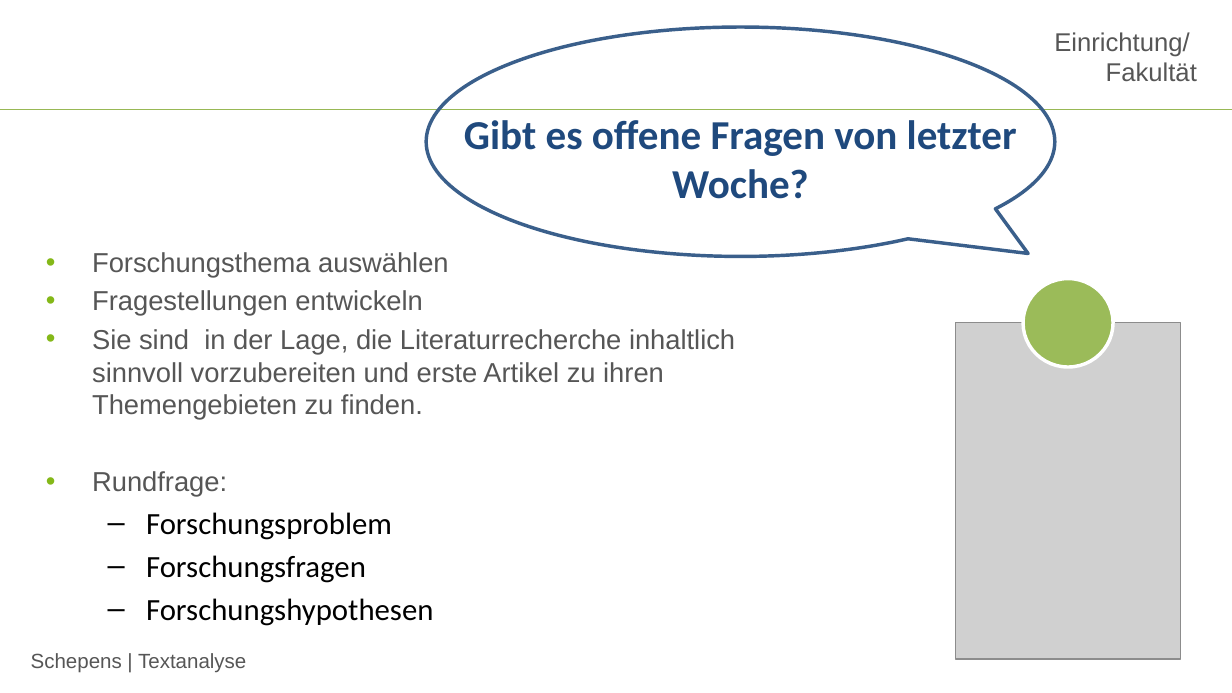
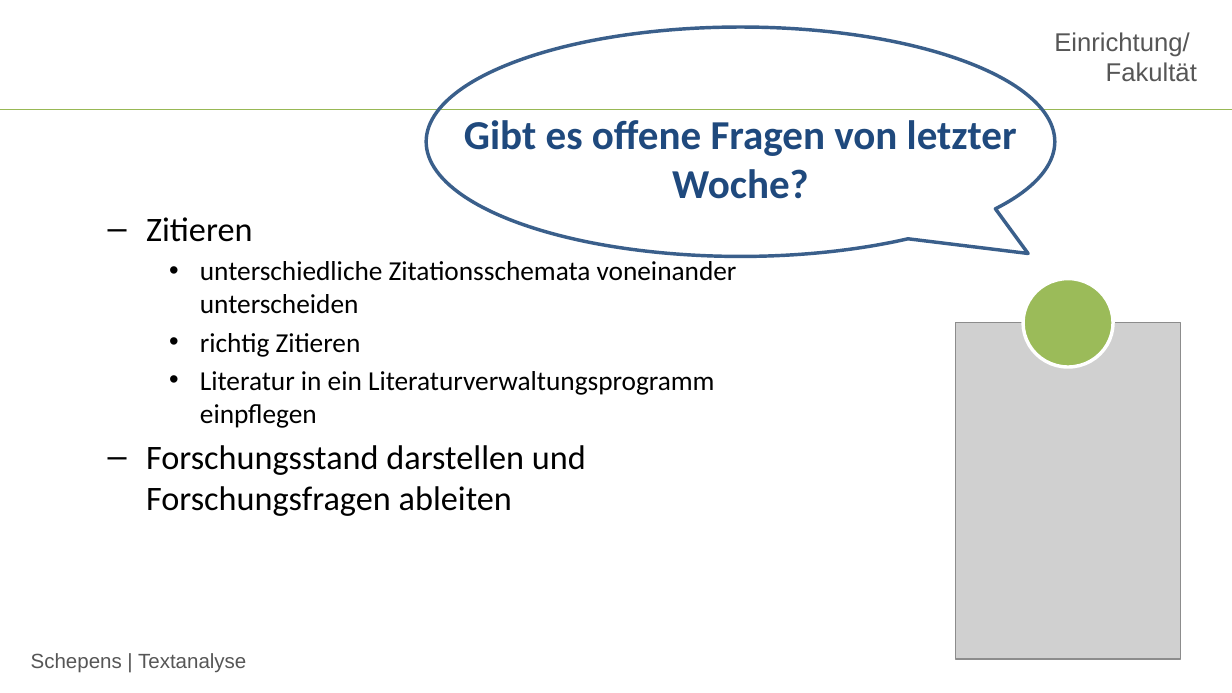
Before and after one commit to jobschepens/Textanalyse, a slide deck: slide 2 of folien/week5.pptx. Drawn at 1232x693 pixels with LibreOffice and Linux fonts; fonts in the diff are those of the drawing; grey boxes stand for pictures; background and template pictures are left out. Boxes give left, top, right and bottom in pixels: in the first picture for what was removed or moved away, otherwise in the second. Text is boxed around its words. In the diff, an @@ line names an element or a change of style, - is before the commit and + after.

```diff
--- a/folien/week5.pptx
+++ b/folien/week5.pptx
@@ text at [146, 217, 737, 516]: text changed; font Arial to Calibri; text colour #565656 to #000000 @@
-• Forschungsthema auswählen
-• Fragestellungen entwickeln
-• Sie sind in der Lage, die Literaturrecherche inhaltlich sinnvoll vorzubereiten und erste Artikel zu ihren Themengebieten zu finden.
-• Rundfrage:
-  – Forschungsproblem
-  – Forschungsfragen
-  – Forschungshypothesen
+  – Zitieren
+    • unterschiedliche Zitationsschemata voneinander unterscheiden
+    • richtig Zitieren
+    • Literatur in ein Literaturverwaltungsprogramm einpflegen
+  – Forschungsstand darstellen und Forschungsfragen ableiten
```
Also in this commit, not shown: 3 other slides changed, 20 slides added, 11 slides removed, 1 other file.
